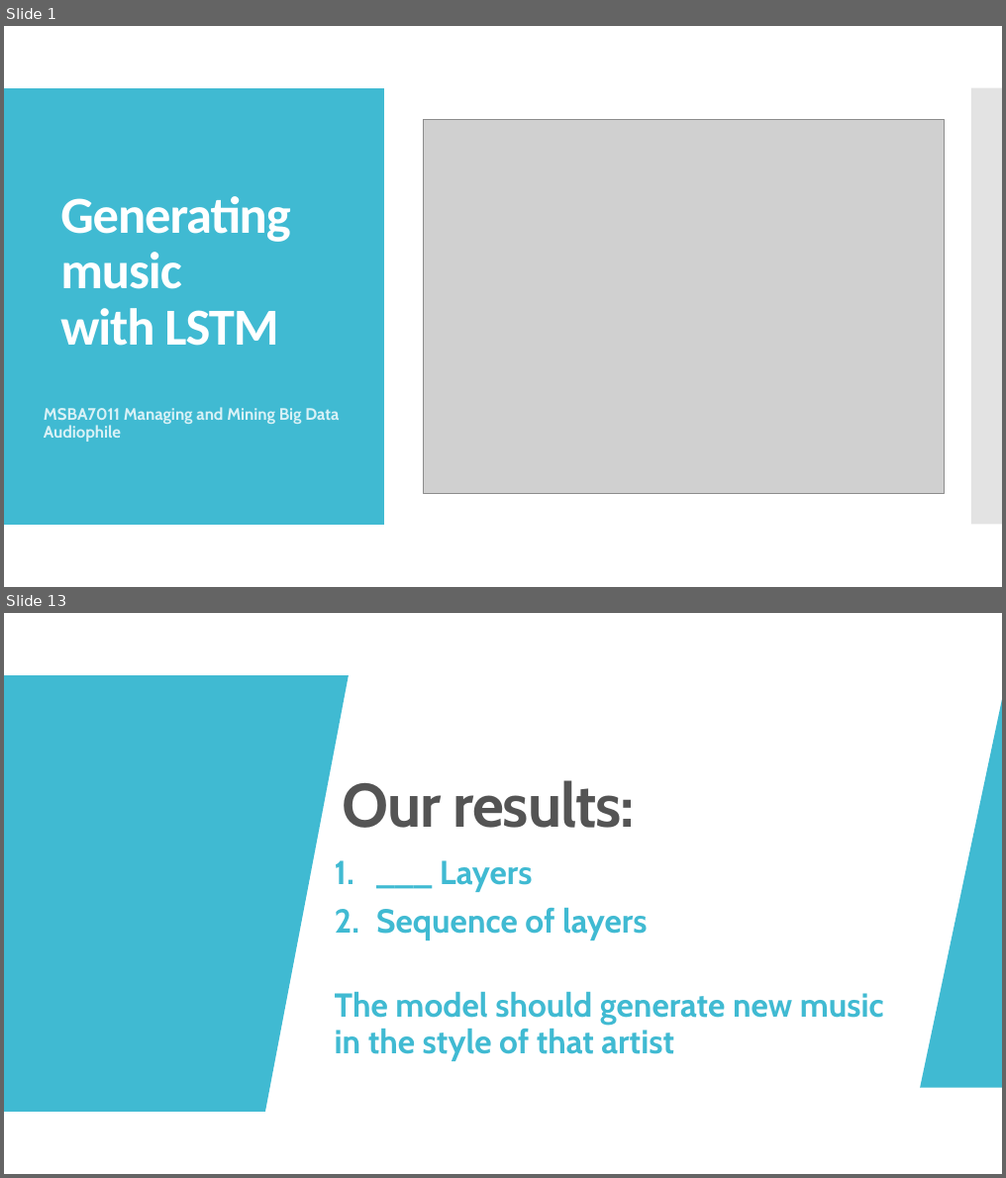
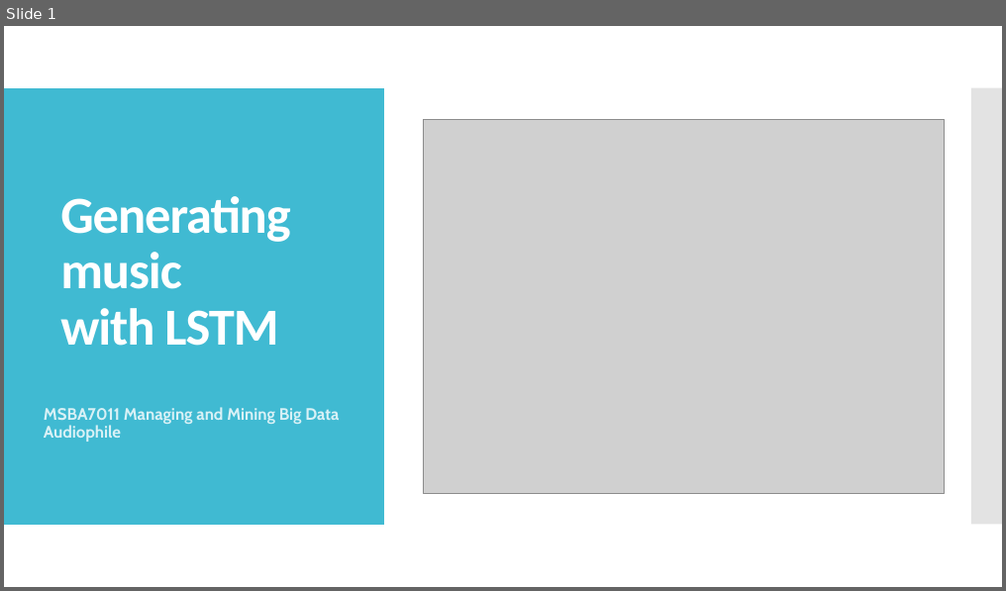
Before and after one commit to mawuliadjei/neuralnetmusicprediction, a slide deck: Generating music with LSTM.pptx. Shown one above the other, each under a label of ours: slides 1 and 13 before the commit, slide 1 after it; the slides between them are not shown. The pictures are 1006x1178 and 1006x591 pixels, drawn with LibreOffice and Linux fonts; fonts in the diff are those of the drawing; grey boxes stand for pictures. Boxes give left, top, right and bottom in pixels: in the first picture for what was removed or moved away, otherwise in the second. Text is boxed around its words. In the diff, an @@ line names an element or a change of style, - is before the commit and + after.

```diff
--- a/Generating music with LSTM.pptx
+++ b/Generating music with LSTM.pptx
@@ slide 13 removed at box(4, 613, 1002, 1174), background #FFFFFF; not listed: 2 template elements that a slide beside it also shows @@
@@ rectangle removed at box(4, 613, 1002, 1174) @@
@@ freeform shape removed at box(4, 675, 349, 1112) @@
@@ freeform shape removed at box(921, 700, 1002, 1088) @@
@@ text removed at box(342, 780, 635, 828) @@
-Our results:
@@ subtitle removed at box(335, 861, 884, 1061) @@
-1. ___ Layers
-2. Sequence of layers
-The model should generate new music in the style of that artist
```
Also in this commit, not shown: 5 slides changed, 21 slides added, 7 other slides removed.
